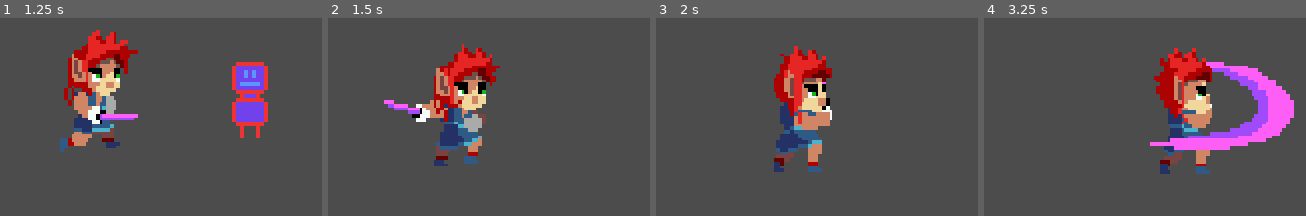
Above: before the commit, frames 1-4 (left to right).
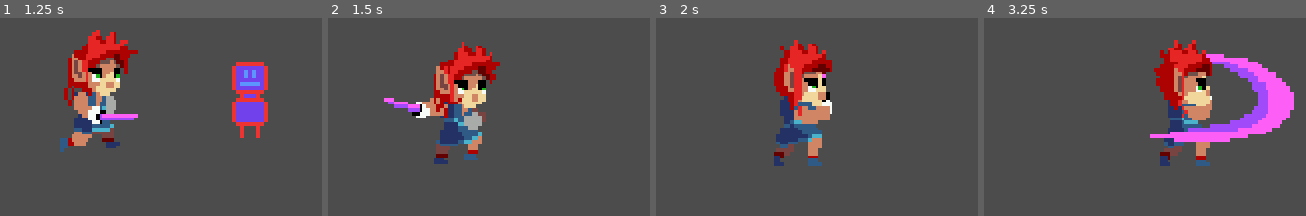
Above: after the commit, the same moments.

Repository: Zerotodeath/Beatem-up
Game: Godot game, scene res://Practicescene.tscn
Two runs of this game, one before a commit and one after it. Both use one fixed random seed, a clock stepped at 60 frames per second and the inputs below.
Inputs:
- Up to frame 1 (1.25 s): hold D (Input_right) from 0.53 s (still down); hold P (Input_attack) from 0.53 s (still down)
- Up to frame 2 (1.5 s): release D (Input_right) at 1.28 s; release P (Input_attack) at 1.28 s; hold S (Input_down) from 1.28 s (still down); tap P (Input_attack) at 1.35 s
- Up to frame 3 (2 s): keep holding S (Input_down)
- Up to frame 4 (3.25 s): release S (Input_down) at 2.03 s; hold D (Input_right) 2.03-2.78 s; hold P (Input_attack) 2.03-2.78 s; hold W (Input_up) from 2.78 s (still down); tap P (Input_attack) at 2.85 s

Frame 1 is identical in both runs. In frame 2, 3.5% of the frame differs, in the area x 17-54%, y 12-75%; in frame 3, 5.4%; in frame 4, 10%, in the area x 51-97%, y 11-79%.

Commit message:
Made hitbox move

Diff:
--- a/Player.gd
+++ b/Player.gd
@@ -3,7 +3,8 @@
 enum{
 	Moving,
 	Attacking,
-	Idle
+	Idle,
+	Dead
 }
 
 
@@ -14,13 +15,15 @@
 
 var Motion = Vector2.ZERO
 var Direction = 1
+var Health = 1
+
+onready var hitbox = $Hitbox/CollisionShape2D
 
 var Xinput
 var Yinput
 
-signal Attacked
-
 func _process(delta):
+	print(Health)
 	match state:
 		Moving:
 			Move(delta)
@@ -28,6 +31,8 @@
 			Attack(delta)
 		Idle:
 			Idling(delta)
+		Dead:
+			pass
 
 func Move(delta):
 	Xinput = Input.get_action_strength("Input_right") - Input.get_action_strength("Input_left")
@@ -41,17 +46,23 @@
 		Motion.y += 550 * Yinput * delta
 		Motion.y = clamp(Motion.y, -300, 300)
 
+	if Xinput == 1:
+		hitbox.position.x = 32
+	elif Xinput == -1:
+		hitbox.position.x = -112
+
 	if Xinput == 0:
 		if Yinput == 0:
 			state = Idle
 
 	if Input.is_action_just_pressed("Input_attack"):
 		state = Attacking
+
 	move_and_slide(Motion)
 
-func Idling(delta):
+func Idling(_delta):
 	$AnimationPlayer.play("Idle")
-	$Hitbox/CollisionShape2D.disabled = true
+	hitbox.disabled = true
 
 	Motion.x = lerp(Motion.x, 0, 0.22)
 	Motion.y = lerp(Motion.y, 0, .27)
@@ -62,14 +73,11 @@
 		state = Attacking
 	move_and_slide(Motion)
 
-func Attack(delta):
+func Attack(_delta):
 	$AnimationPlayer.play("Attack")
 	Motion.x = lerp(Motion.x, 0, .1)
-	Motion.y = lerp(Motion.y, 0, .12)
+	Motion.y = lerp(Motion.y, 0, .25)
 
-	if Xinput != 0:
-		if Yinput != 0:
-			state = Moving
 
 	move_and_slide(Motion)
 
@@ -77,3 +85,6 @@
 func _on_AnimationPlayer_animation_finished(Attack):
 	if state == Attacking:
 		state = Moving
+
+func _on_Area2D_body_entered(body):
+	Health -= 1
--- a/Player.tscn
+++ b/Player.tscn
@@ -198,6 +198,8 @@
 
 [node name="KinematicBody2D" type="KinematicBody2D"]
 scale = Vector2( 0.5, 0.5 )
+collision_layer = 3
+collision_mask = 2147483649
 script = ExtResource( 2 )
 
 [node name="AnimatedSprite" type="AnimatedSprite" parent="."]
@@ -212,7 +214,6 @@
 shape = SubResource( 26 )
 
 [node name="Hitbox" parent="." instance=ExtResource( 3 )]
-collision_layer = 3
 collision_mask = 4
 
 [node name="CollisionShape2D" parent="Hitbox" index="0"]
--- a/Practicescene.tscn
+++ b/Practicescene.tscn
@@ -10,14 +10,13 @@
 
 [node name="KinematicBody2D" parent="." instance=ExtResource( 1 )]
 position = Vector2( 368, 160 )
-collision_layer = 3
-collision_mask = 2147483649
+collision_mask = 2147483651
 
 [node name="Area2D" type="Area2D" parent="."]
 position = Vector2( 432, 184 )
 scale = Vector2( 2, 2 )
-collision_layer = 2147483652
-collision_mask = 4
+collision_layer = 2147483653
+collision_mask = 3
 script = ExtResource( 2 )
 __meta__ = {
 "_edit_group_": true
@@ -30,3 +29,4 @@
 [node name="CollisionShape2D" type="CollisionShape2D" parent="Area2D"]
 shape = SubResource( 1 )
 [connection signal="area_entered" from="Area2D" to="Area2D" method="_on_Area2D_area_entered"]
+[connection signal="body_entered" from="Area2D" to="KinematicBody2D" method="_on_Area2D_body_entered"]
--- a/project.godot
+++ b/project.godot
@@ -101,3 +101,4 @@
 [rendering]
 
 environment/default_environment="res://default_env.tres"
+quality/dynamic_fonts/use_oversampling=false
